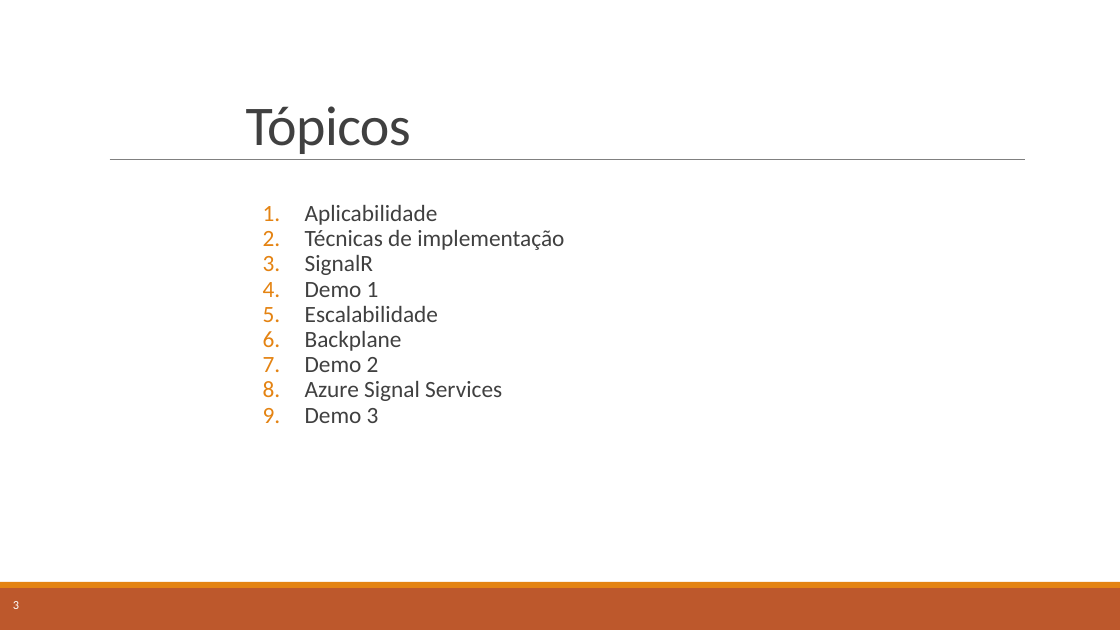
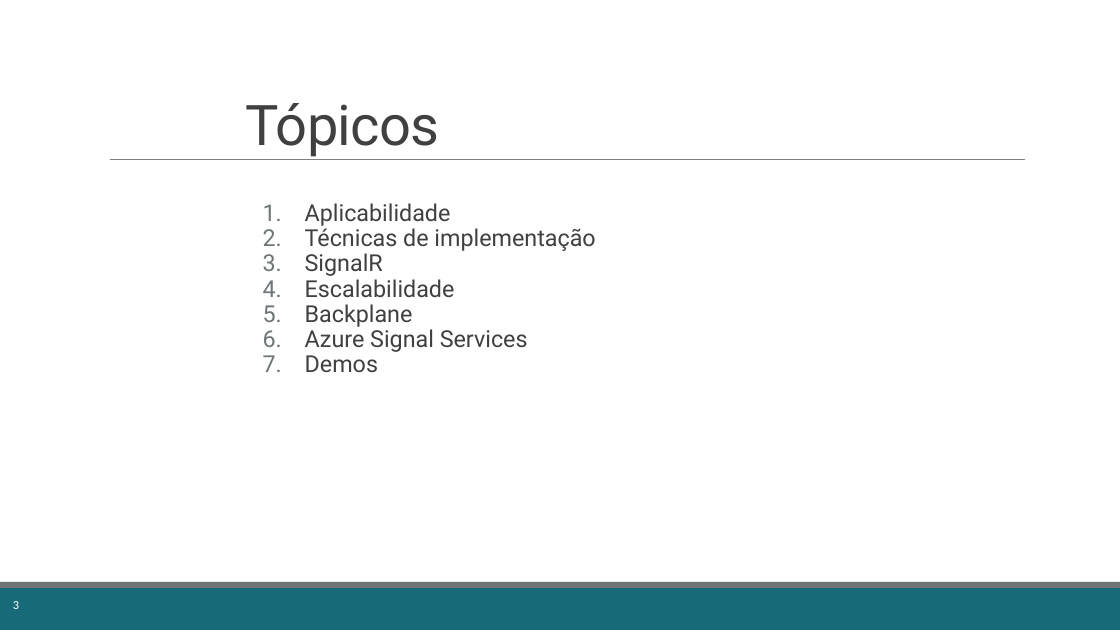
Before and after one commit to fabricioveronez/SignalR_Exemplos, a slide deck: slide 3 of docs/Apresentacao.pptx. Drawn at 1120x630 pixels with LibreOffice and Linux fonts; fonts in the diff are those of the drawing. Boxes give left, top, right and bottom in pixels: in the first picture for what was removed or moved away, otherwise in the second. Text is boxed around its words. In the diff, an @@ line names an element or a change of style, - is before the commit and + after.

```diff
--- a/docs/Apresentacao.pptx
+++ b/docs/Apresentacao.pptx
@@ title "Tópicos" at [246, 103, 440, 157]: font Calibri to Roboto @@
@@ text at [305, 203, 595, 352]: font Calibri to Roboto; bullet colour #E48312 to #6F7577 @@
@@ text at [305, 282, 379, 297]: paragraph removed @@
-4. Demo 1
@@ text at [305, 357, 379, 372]: paragraph removed @@
-7. Demo 2
@@ text at [305, 355, 378, 372]: text changed; font Calibri to Roboto @@
-9. Demo 3
+7. Demos
@@ rectangle at [0, 588, 1120, 630]: fill #BD582C to #186A78 @@
@@ rectangle at [0, 582, 1120, 588]: fill #E48312 to #6F7577 @@
```
Also in this commit, not shown: 17 other slides changed, 2 slides removed.
